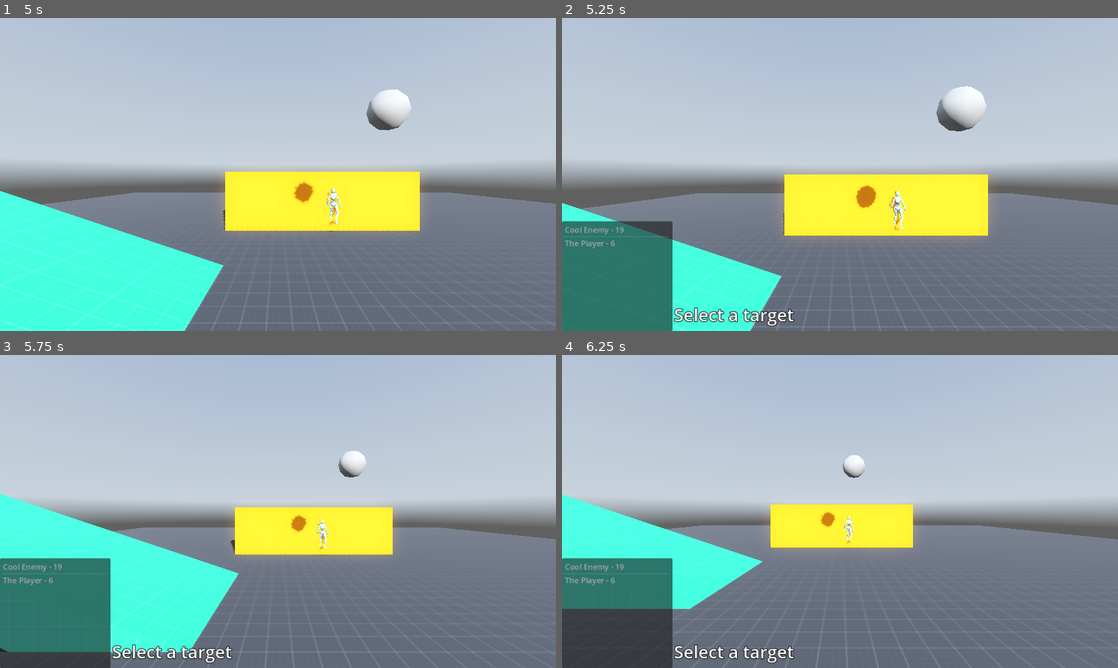
Above: before the commit, frames 1-4 (two rows, left to right).
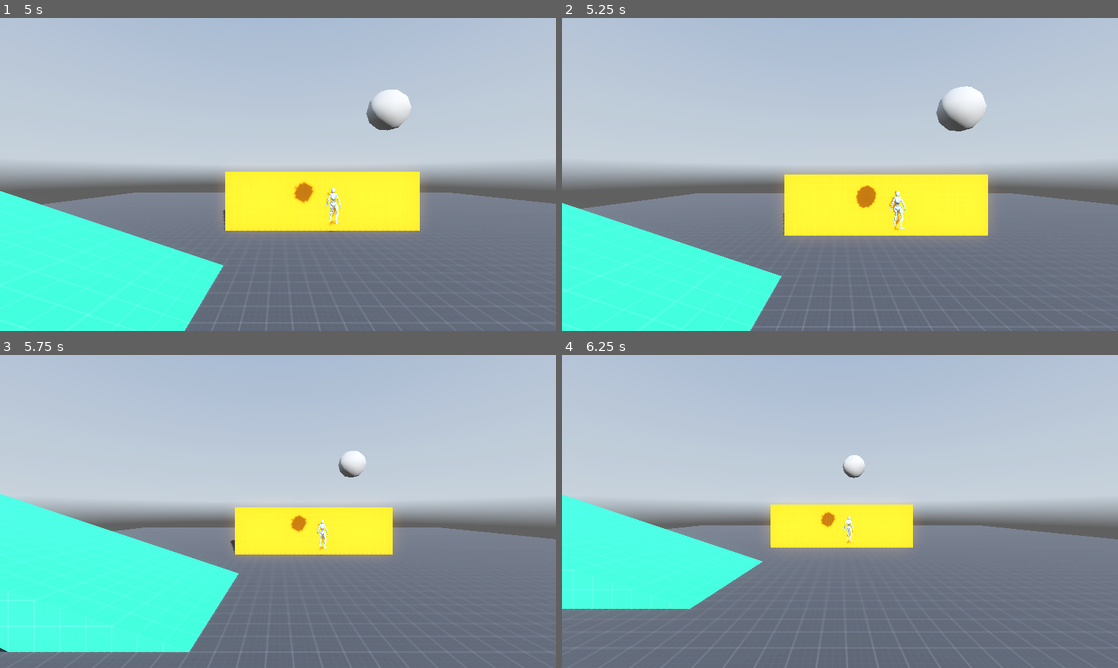
Above: after the commit, the same moments.

Repository: btarg/third-person-controller
Game: Godot game, scene res://Scenes/Levels/prototype.tscn
The game is run twice, just before and just after one commit, with the same random seed, the same clock (stepped at 60 frames per second) and the same inputs. A sky picture missing from this copy of the repository is replaced by a grey-blue gradient.
Inputs (mouse positions are in pixels of both pictures, inside the frame that each line leads up to):
- Up to frame 1 (5 s): tap Enter at 0.5 s; move the mouse to (305, 174) at 0.52 s; press the mouse at (305, 174) at 0.53 s; hold W (move_forwards) from 0.53 s (still down); tap Space (jump) at 0.77, 1.52, 3.02, 3.77, 4.52 s; move the mouse to (250, 174) at 1.27 s; release the mouse at (250, 174) at 1.28 s; tap Shift (run) at 1.35 s; move the mouse to (289, 168) at 2.02 s; tap 7 at 2.1 s; move the mouse to (272, 180) at 2.77 s; tap F at 2.85 s; move the mouse to (316, 177) at 3.52 s; tap P at 3.6 s; move the mouse to (233, 171) at 4.27 s; tap R at 4.35 s
- Up to frame 2 (5.25 s): move the mouse to (867, 174) at 5.02 s; release W (move_forwards) at 5.03 s; hold S (move_backwards) from 5.03 s (still down); tap Tab at 5.1 s; click (867, 174) at 5.17 s
- Up to frame 3 (5.75 s): keep holding S (move_backwards)
- Up to frame 4 (6.25 s): move the mouse to (756, 433) at 5.77 s; release S (move_backwards) at 5.78 s; hold D (move_right) from 5.78 s (still down); click (756, 433) at 5.85 s; tap Space (jump) at 6.02 s

Frame 1 is identical in both runs. In frame 2, 7.6% of the frame differs, in the area x 0-42%, y 64-100%; in frame 3, 7.6%; in frame 4, 7.6%.
Error before the commit: Invalid access to property or key '<Resource#-9223372000901200568>' on a base object of type 'Dictionary'. (res://Scripts/BattleSystem/DataStructures/Character…
Error after the commit: Invalid access to property or key '<Resource#-9223372000817314488>' on a base object of type 'Dictionary'. (res://Scripts/BattleSystem/DataStructures/Character…

Commit message:
Refactor enums and target selection

Diff:
--- a/Scripts/BattleSystem/Behaviour/Player/PlayerChooseTargetState.gd
+++ b/Scripts/BattleSystem/Behaviour/Player/PlayerChooseTargetState.gd
@@ -72,19 +72,9 @@
 
 
 func enter() -> void:
-    if think_state.chosen_action == BattleEnums.EPlayerCombatAction.CA_ATTACK:
-        # TODO: check if the skill itself allows targeting friendlies or not
-        _can_select_enemies = true
-        _can_select_allies = false
-    elif think_state.chosen_action == BattleEnums.EPlayerCombatAction.CA_EFFECT_ENEMY:
-        _can_select_enemies = true
-        _can_select_allies = false
-    elif think_state.chosen_action == BattleEnums.EPlayerCombatAction.CA_EFFECT_ALLY:
-        _can_select_enemies = false
-        _can_select_allies = true
-    else:
-        _can_select_enemies = false
-        _can_select_allies = false
+    var selection := BattleEnums.get_combat_action_selection(think_state.chosen_action)
+    _can_select_enemies = selection.can_select_enemies
+    _can_select_allies = selection.can_select_allies
 
     print("Player is choosing a target")
     battle_state.turn_order_ui.show()
--- a/Scripts/BattleSystem/DataStructures/BattleEnums.gd
+++ b/Scripts/BattleSystem/DataStructures/BattleEnums.gd
@@ -26,12 +26,29 @@
     CA_EFFECT_SELF, ## Choose self to buff/debuff (no target selection)
     CA_EFFECT_ALLY, ## Choose an ally to buff/debuff
     CA_EFFECT_ENEMY, ## Choose an enemy to buff/debuff
-    CA_DRAW_AND_STOCK, ## Draw a spell and end turn
-    CA_DRAW_AND_CAST, ## Draw a spell and then choose a target to cast it on
+    CA_DRAW, ## Draw a spell - whether to cast or end turn is decided in the state
     CA_SPECIAL_SKILL, ## Use a special skill and choose target
-    CA_CAST_SPELL, ## Immediately cast a spell from inventory
+    CA_CAST_SELF, ## Cast a spell from inventory on self
+    CA_CAST_ALLY, ## Cast a spell from inventory on an ally
+    CA_CAST_ENEMY, ## Cast a spell from inventory on an enemy
+    CA_CAST_ANY, ## Cast a spell from inventory on any target
     CA_USE_ITEM ## Use an item from inventory
 }
+
+const _combat_action_selection_map: Dictionary = {
+    EPlayerCombatAction.CA_ATTACK: [true, false],
+    EPlayerCombatAction.CA_EFFECT_ENEMY: [true, false],
+    EPlayerCombatAction.CA_EFFECT_ALLY: [false, true],
+    EPlayerCombatAction.CA_DRAW: [true, false],
+    EPlayerCombatAction.CA_CAST_SELF: [false, false],
+    EPlayerCombatAction.CA_CAST_ALLY: [false, true],
+    EPlayerCombatAction.CA_CAST_ENEMY: [true, false],
+    EPlayerCombatAction.CA_CAST_ANY: [true, true],
+}
+
+static func get_combat_action_selection(chosen_action: EPlayerCombatAction) -> Dictionary:
+    var selection := _combat_action_selection_map.get(chosen_action, [false, false]) as Array[bool]
+    return { "can_select_enemies": selection[0], "can_select_allies": selection[1] }
 
 enum ESkillResult {
     SR_SUCCESS, ## Generic success
